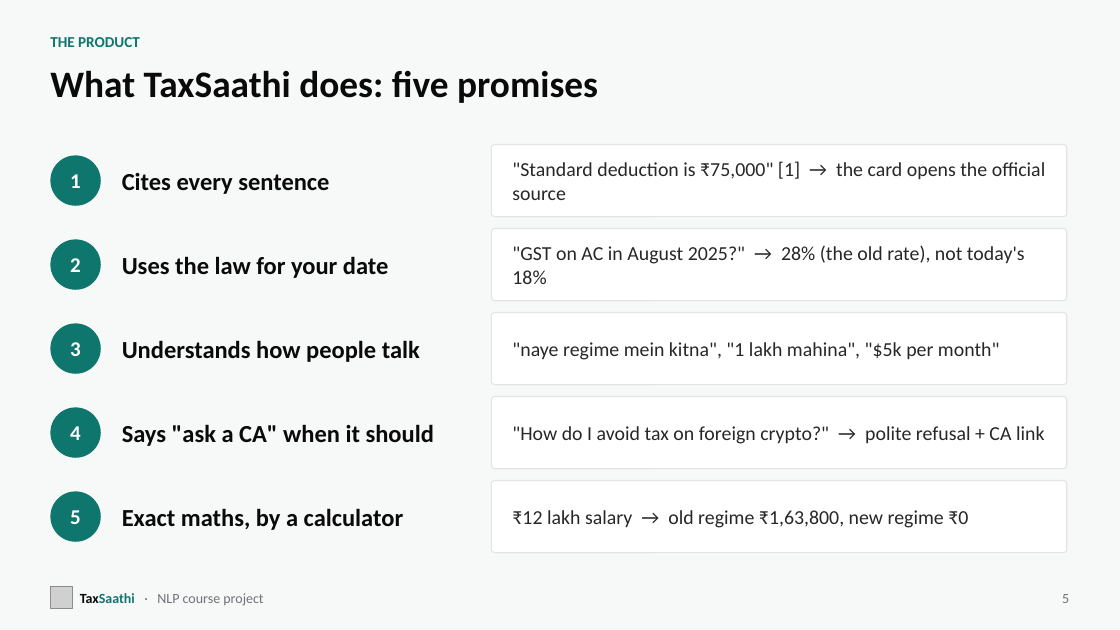
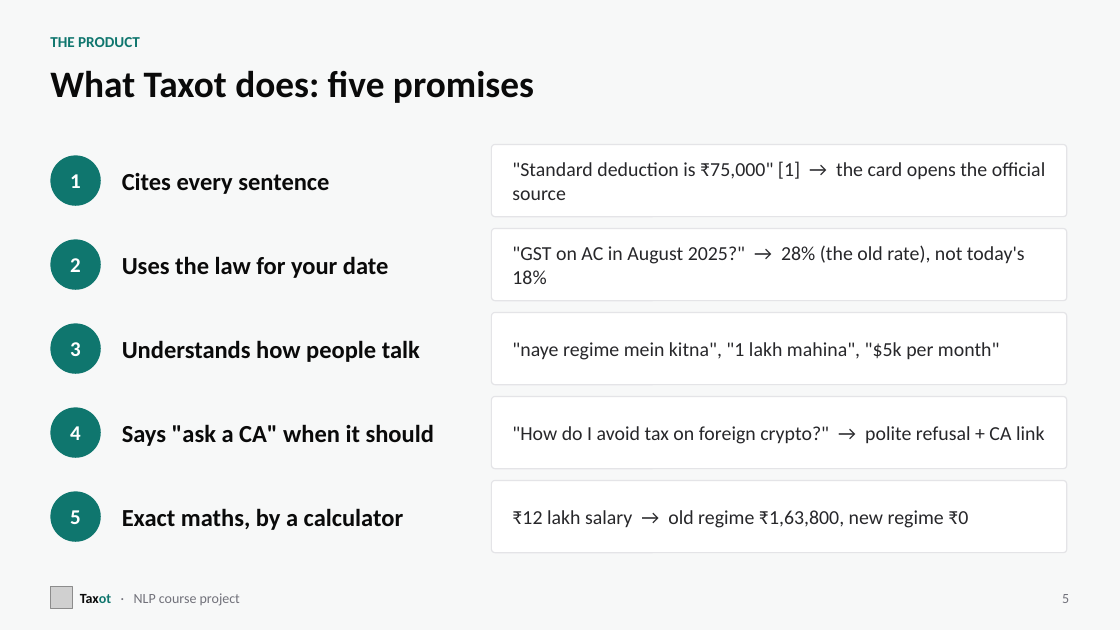
Before and after one commit to Champion1102/taxot, a slide deck: slide 5 of presentation/Taxot.pptx. Drawn at 1120x630 pixels with LibreOffice and Linux fonts; fonts in the diff are those of the drawing; grey boxes stand for pictures. Boxes give left, top, right and bottom in pixels: in the first picture for what was removed or moved away, otherwise in the second. Text is boxed around its words. In the diff, an @@ line names an element or a change of style, - is before the commit and + after.

```diff
--- a/presentation/Taxot.pptx
+++ b/presentation/Taxot.pptx
@@ title at bbox=[50, 70, 534, 103]: text changed @@
-What TaxSaathi does: five promises
+What Taxot does: five promises
@@ text at bbox=[80, 593, 240, 606]: text changed @@
-TaxSaathi · NLP course project
+Taxot · NLP course project
```
Also in this commit, not shown: 22 other slides changed, 4 slides added, 10 other files.
